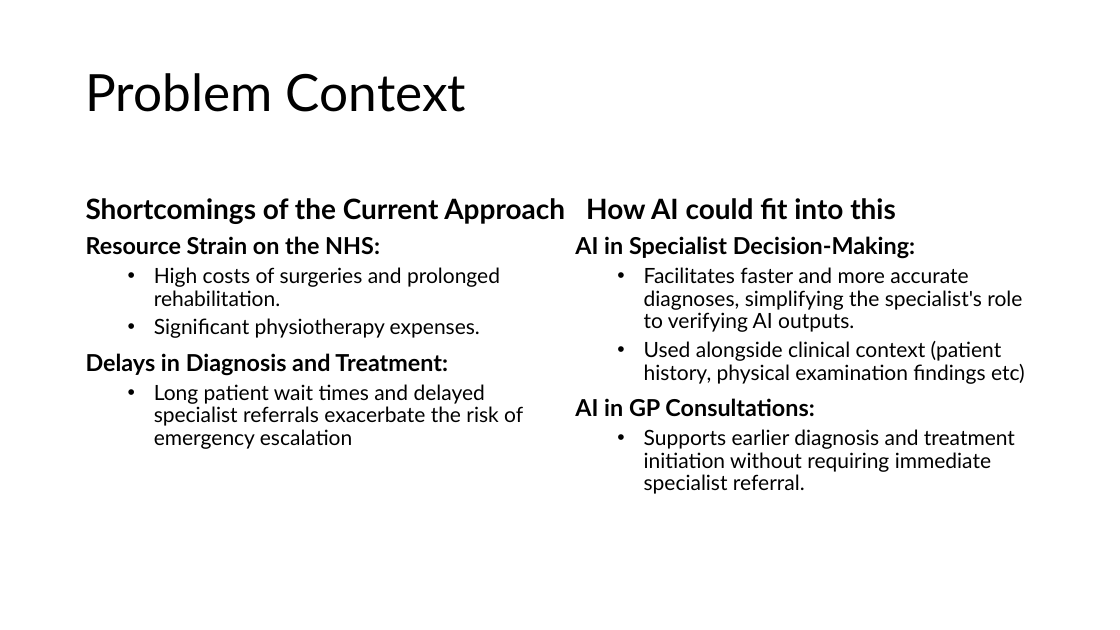
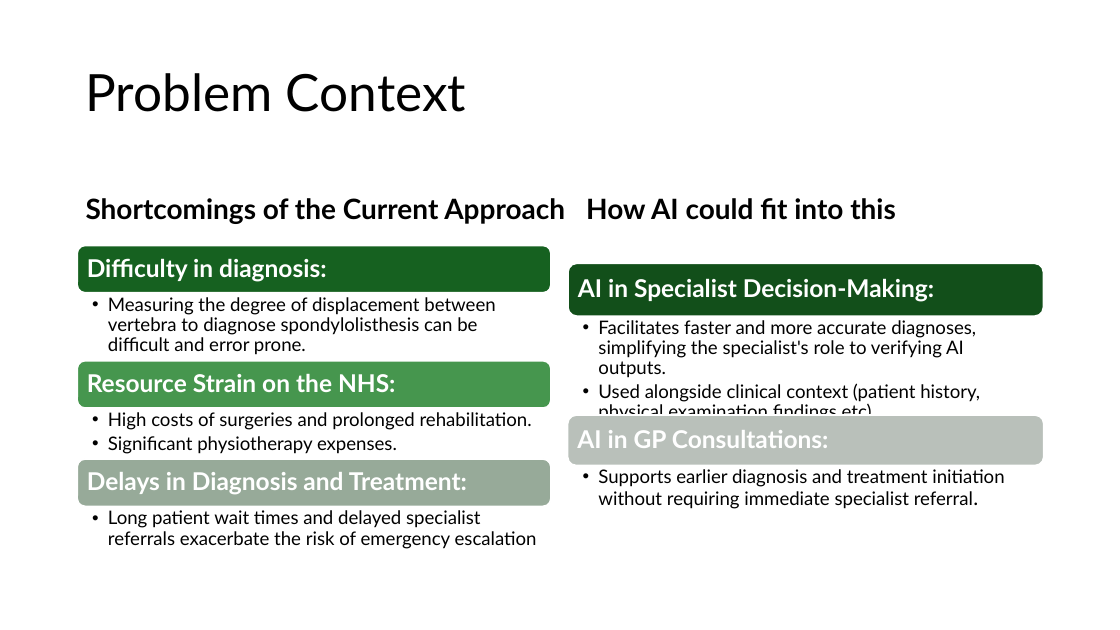
Before and after one commit to yusiGM/StrykerAI2024, a slide deck: slide 10 of SubmissionResources/StrykerSubmissionppt.pptx. Drawn at 1120x630 pixels with LibreOffice and Linux fonts; fonts in the diff are those of the drawing. Boxes give left, top, right and bottom in pixels: in the first picture for what was removed or moved away, otherwise in the second. Text is boxed around its words. In the diff, an @@ line names an element or a change of style, - is before the commit and + after.

```diff
--- a/SubmissionResources/StrykerSubmissionppt.pptx
+++ b/SubmissionResources/StrykerSubmissionppt.pptx
@@ text removed at box(86, 236, 523, 449) @@
-Resource Strain on the NHS:
-  • High costs of surgeries and prolonged rehabilitation.
-  • Significant physiotherapy expenses.
-Delays in Diagnosis and Treatment:
-  • Long patient wait times and delayed specialist referrals exacerbate the risk of emergency escalation
@@ text at box(575, 236, 915, 259): paragraph removed @@
-AI in Specialist Decision-Making:
@@ text "Facilitates faster and more accurate ...": place and size @@
-text "Facilitates faster and more accurate ..." at box(575, 236, 1025, 494)
+text "Facilitates faster and more accurate ..." at box(598, 320, 980, 422)
@@ text "Facilitates faster and more accurate ..." at box(598, 320, 980, 422): size 18 to 16 pt; indent changed; less space between paragraphs @@
@@ text at box(575, 398, 1015, 494): paragraphs removed @@
-AI in GP Consultations:
-  • Supports earlier diagnosis and treatment initiation without requiring immediate specialist referral.
@@ group added at box(568, 263, 1044, 509): 3 texts, 2 rounded rectangles @@
+AI in Specialist Decision-Making:
+AI in GP Consultations:
+  • Supports earlier diagnosis and treatment initiation without requiring immediate specialist referral.
@@ group added at box(77, 245, 551, 549): 6 texts, 3 rounded rectangles @@
+Difficulty in diagnosis:
+  • Measuring the degree of displacement between vertebra to diagnose spondylolisthesis can be difficult and error prone.
+Resource Strain on the NHS:
+  • High costs of surgeries and prolonged rehabilitation.
+  • Significant physiotherapy expenses.
+Delays in Diagnosis and Treatment:
+  • Long patient wait times and delayed specialist referrals exacerbate the risk of emergency escalation
```
Also in this commit, not shown: 35 other slides changed, 18 slides added, 5 slides removed.
